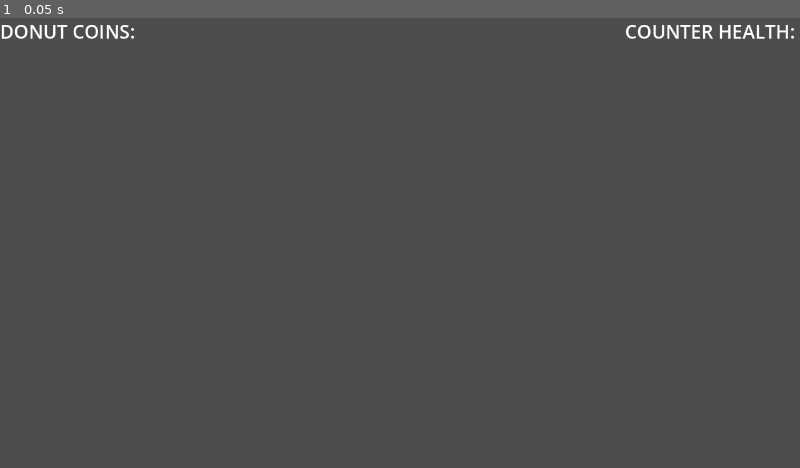
Above: before the commit, frame 1.
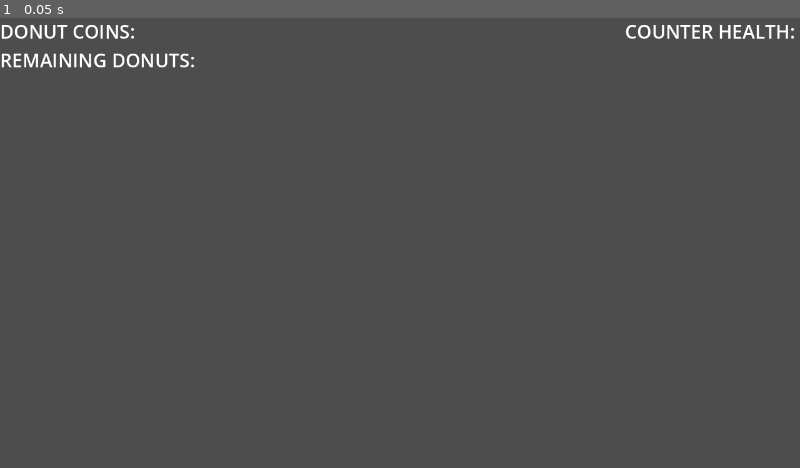
Above: after the commit, the same moment.

Repository: TheMintyMan/ProjectDominut
Game: Godot game, scene res://art/ui/ui_persistent.tscn
Two runs of this game, one before a commit and one after it. Both use one fixed random seed, a clock stepped at 60 frames per second and the inputs below. This scene is started directly instead of the project's main scene.
Inputs:
- Up to frame 1 (0.05 s): no input

The runs differ from the first frame. In frame 1, 0.4% of the frame differs, in the area x 0-25%, y 7-12%.

Commit message:
removed readmes, added send wave button, edited some names on ui stuffs

Diff:
--- a/art/ui/ui_persistent.tscn
+++ b/art/ui/ui_persistent.tscn
@@ -13,10 +13,18 @@
 offset_right = 40.0
 offset_bottom = 40.0
 
-[node name="_donut_coins" type="Label" parent="CenterContainer_donut_coins"]
+[node name="VBoxContainer" type="VBoxContainer" parent="CenterContainer_donut_coins"]
+layout_mode = 2
+
+[node name="_donut_coins" type="Label" parent="CenterContainer_donut_coins/VBoxContainer"]
 layout_mode = 2
 theme_override_font_sizes/font_size = 30
 text = "DONUT COINS: "
+
+[node name="_remaining_donuts" type="Label" parent="CenterContainer_donut_coins/VBoxContainer"]
+layout_mode = 2
+theme_override_font_sizes/font_size = 30
+text = "REMAINING DONUTS: "
 
 [node name="CenterContainer_counter_health" type="CenterContainer" parent="."]
 layout_mode = 1
--- /dev/null
+++ b/art/ui/ui_send_wave.tscn
@@ -0,0 +1,28 @@
+[gd_scene format=3 uid="uid://badnnpq4wqsrl"]
+
+[node name="ui_send_wave" type="Control"]
+layout_mode = 3
+anchors_preset = 15
+anchor_right = 1.0
+anchor_bottom = 1.0
+grow_horizontal = 2
+grow_vertical = 2
+
+[node name="MarginContainer_SendWave" type="MarginContainer" parent="."]
+layout_mode = 1
+anchors_preset = 5
+anchor_left = 0.5
+anchor_right = 0.5
+offset_left = -49.5
+offset_right = 49.5
+offset_bottom = 31.0
+grow_horizontal = 2
+theme_override_constants/margin_left = 20
+theme_override_constants/margin_top = 20
+theme_override_constants/margin_right = 20
+theme_override_constants/margin_bottom = 20
+
+[node name="btn_send_wave" type="Button" parent="MarginContainer_SendWave"]
+layout_mode = 2
+theme_override_font_sizes/font_size = 30
+text = "SEND WAVE"
Not shown, removed: art/ui/remove_me.txt
Not shown, removed: art/README.md
Not shown, removed: scenes/README.md
Not shown, removed: scripts/README.md
